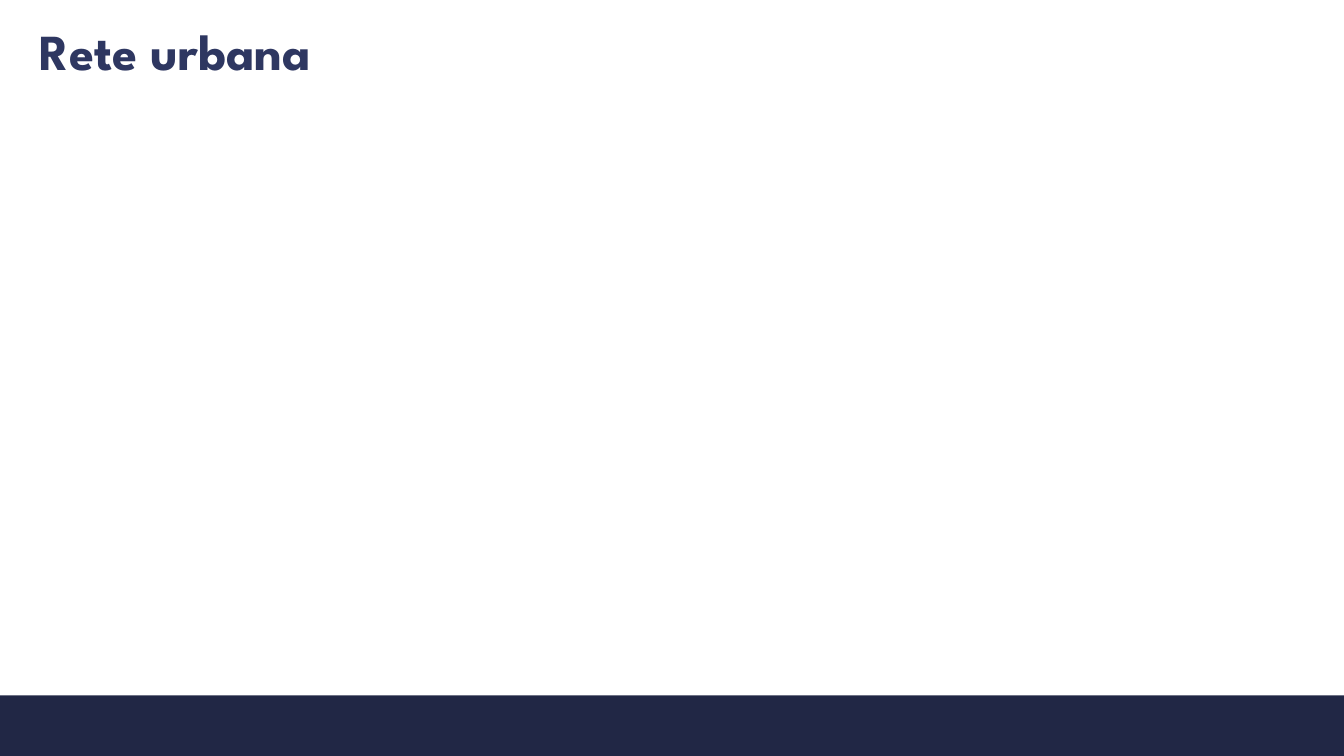
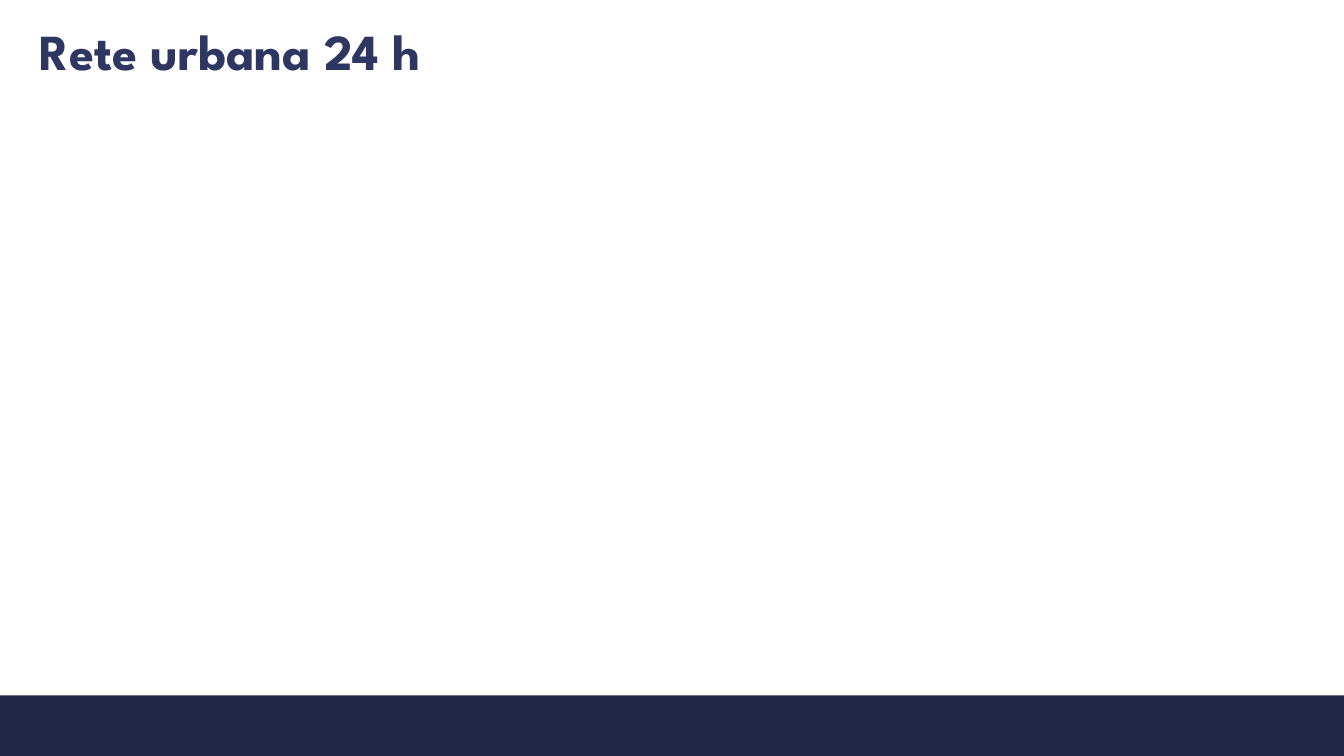
Before and after one commit to s347960/Presentazione, a slide deck: slide 16 of Presentazione_07_09 (1).pptx (slide 15 before the commit). Drawn at 1344x756 pixels with LibreOffice and Linux fonts; fonts in the diff are those of the drawing; background and template pictures are left out. Boxes give left, top, right and bottom in pixels: in the first picture for what was removed or moved away, otherwise in the second. Text is boxed around its words. In the diff, an @@ line names an element or a change of style, - is before the commit and + after.

```diff
--- a/Presentazione_07_09 (1).pptx
+++ b/Presentazione_07_09 (1).pptx
@@ title at box(39, 35, 420, 71): text changed @@
-Rete urbana
+Rete urbana 24 h
```
Also in this commit, not shown: 3 other slides changed, 1 slide added, 1 slide removed.
